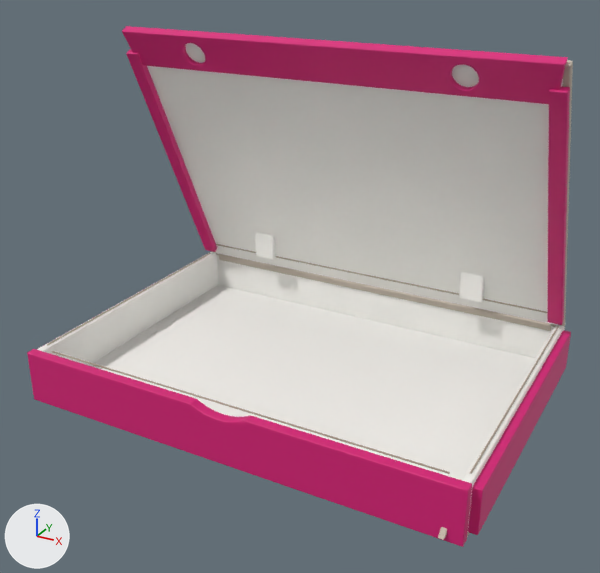
Before and after pictures for a commit that changed the glTF model public/models/kehong-reference-pizza-box.glb.
Before and after are seen from a camera (50 mm lens) standing at (4.82, -9.0, 5.91) and looking at (0.08, -0.37, 1.6). Lighting does not change. The marker at lower left points along +X, +Y and +Z. The picture after the commit comes second. Where no turn or scale is listed for an object, it has been applied to the vertices.

The first picture shows 'food-contact base liner', 'front fold score', 'front printed wall with thumb notch', 'left folded magenta lid return', 'left inner tray wall', 'lid white inner sheet', 'perforated magenta closure flap', 'rear hinge barrel', 'rear hinge wall', 'right folded magenta lid return', 'right inner tray wall', 'right printed outer return' and 7 more.
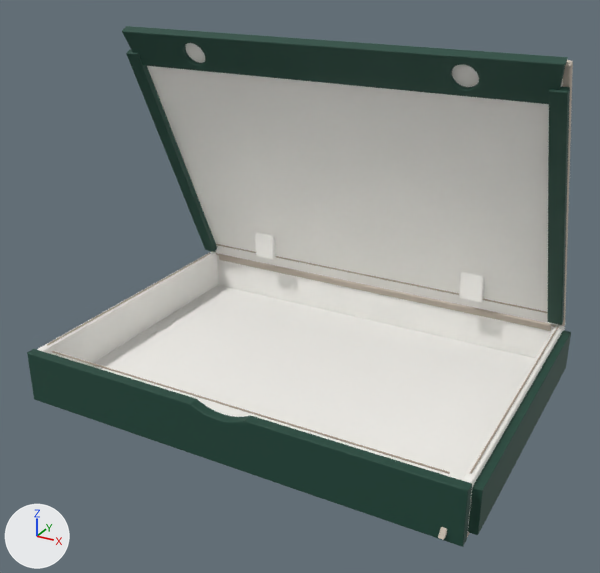
Changed parts and their boxes [x1, y1, x2, y2] in the pictures (600 x 573 px):
'front printed wall with thumb notch', recoloured (pink to dark green)
    both: [27, 349, 472, 547]
'perforated magenta closure flap', recoloured (pink to dark green)
    both: [122, 26, 568, 104]
'right printed outer return', recoloured (pink to dark green)
    both: [468, 330, 571, 535]
'right folded magenta lid return', recoloured (pink to dark green)
    both: [548, 87, 570, 325]
'left folded magenta lid return', recoloured (pink to dark green)
    both: [126, 49, 217, 252]

Patch to the scene script:
```diff
--- a/public/models/kehong-reference-pizza-box.glb.py
+++ b/public/models/kehong-reference-pizza-box.glb.py
@@ mat_deep_green_printed_exterior_board @@
+mat_deep_green_printed_exterior_board = principled_material('deep green printed exterior board')
+mat_deep_green_printed_exterior_board.base_color = (0.011, 0.063, 0.0423)  # dark green #1b473a
+mat_deep_green_printed_exterior_board.roughness = 0.68
+mat_deep_green_printed_exterior_board.coat_weight = 0.015
+mat_deep_green_printed_exterior_board.coat_roughness = 0.0
@@ me_mesh_2 @@
 me_mesh_2.from_pydata(...)  # 136 vertices, 268 faces; spans x -3.01..3.01, y -0.12..0.01, z -0.01..0.7
-me_mesh_2.materials.append(mat_magenta_printed_exterior_board)  # pink #d91b78
+me_mesh_2.materials.append(mat_deep_green_printed_exterior_board)  # dark green #1b473a
@@ me_mesh_8 @@
 me_mesh_8.from_pydata(...)  # 728 vertices, 1452 faces; spans x -0.08..0.08, y -2.04..2.04, z -0.29..0.29
-me_mesh_8.materials.append(mat_magenta_printed_exterior_board)  # pink #d91b78
+me_mesh_8.materials.append(mat_deep_green_printed_exterior_board)  # dark green #1b473a
@@ me_mesh_16 @@
 me_mesh_16.from_pydata(...)  # 416 vertices, 836 faces; spans x -2.96..2.96, y -0.12..0.22, z -0.24..0.29
-me_mesh_16.materials.append(mat_magenta_printed_exterior_board)  # pink #d91b78
+me_mesh_16.materials.append(mat_deep_green_printed_exterior_board)  # dark green #1b473a
@@ me_mesh_19 @@
 me_mesh_19.from_pydata(...)  # 728 vertices, 1452 faces; spans x -0.1..0.1, y -0.86..0.86, z -1.76..1.76
-me_mesh_19.materials.append(mat_magenta_printed_exterior_board)  # pink #d91b78
+me_mesh_19.materials.append(mat_deep_green_printed_exterior_board)  # dark green #1b473a
@@ me_mesh_20 @@
 me_mesh_20.from_pydata(...)  # 728 vertices, 1452 faces; spans x -0.1..0.1, y -0.86..0.86, z -1.76..1.76
-me_mesh_20.materials.append(mat_magenta_printed_exterior_board)  # pink #d91b78
+me_mesh_20.materials.append(mat_deep_green_printed_exterior_board)  # dark green #1b473a
```
